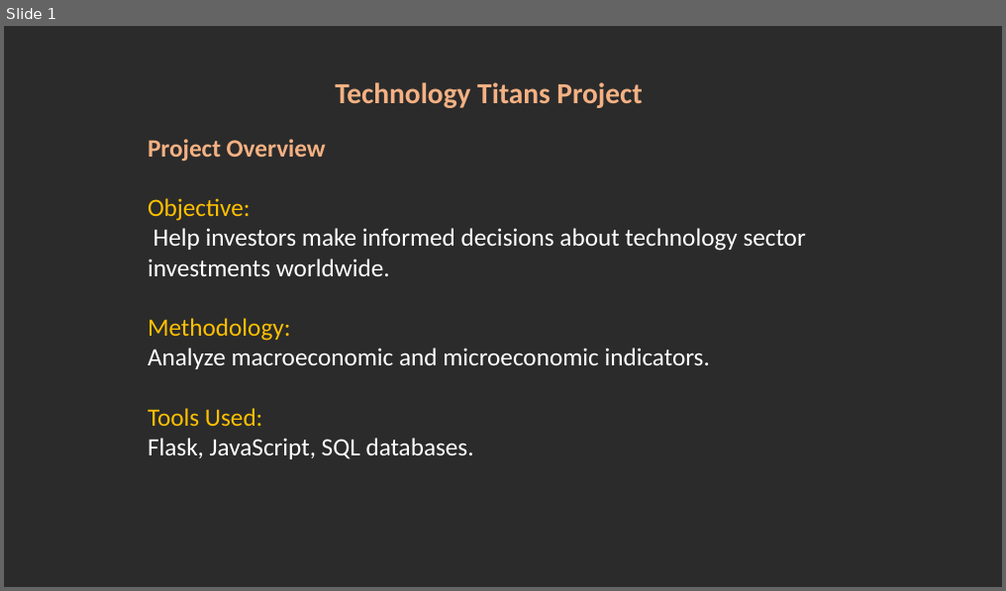
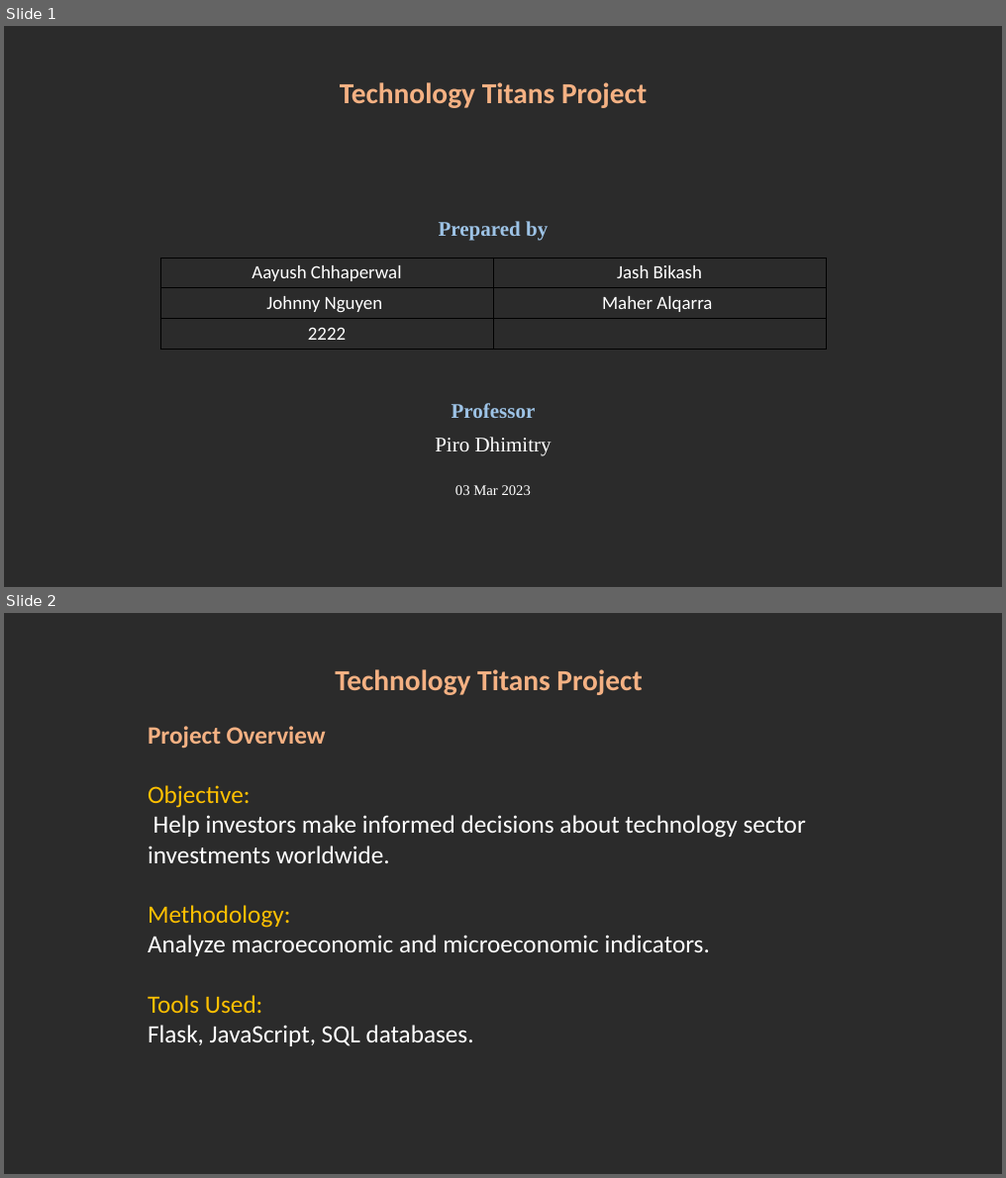
Before and after one commit to jash1112/Project_3, a slide deck: Presentation.pptx. Shown one above the other, each under a label of ours: slide 1 before the commit, slides 1 and 2 after it. The pictures are 1006x591 and 1006x1178 pixels, drawn with LibreOffice and Linux fonts; fonts in the diff are those of the drawing; background and template pictures are left out; a plain dark background stands for a picture behind light text. Boxes give left, top, right and bottom in pixels: in the first picture for what was removed or moved away, otherwise in the second. Text is boxed around its words. In the diff, an @@ line names an element or a change of style, - is before the commit and + after.

```diff
--- a/Presentation.pptx
+++ b/Presentation.pptx
@@ slide 1 added at box(4, 26, 1002, 587), background picture (left out) @@
@@ text added at box(340, 82, 647, 495), 20 pt, text #F4B183, bold @@
+Technology Titans Project
+Prepared by
+Professor
+Piro Dhimitry
+03 Mar 2023
@@ table added at box(160, 258, 826, 350), 3 rows, 2 columns @@
+Aayush Chhaperwal | Jash Bikash
+Johnny Nguyen | Maher Alqarra
+2222 | 
@@ what was slide 1 is now slide 2 @@
```
Also in this commit, not shown: 2 slides changed, 6 other slides added, 1 slide removed.
